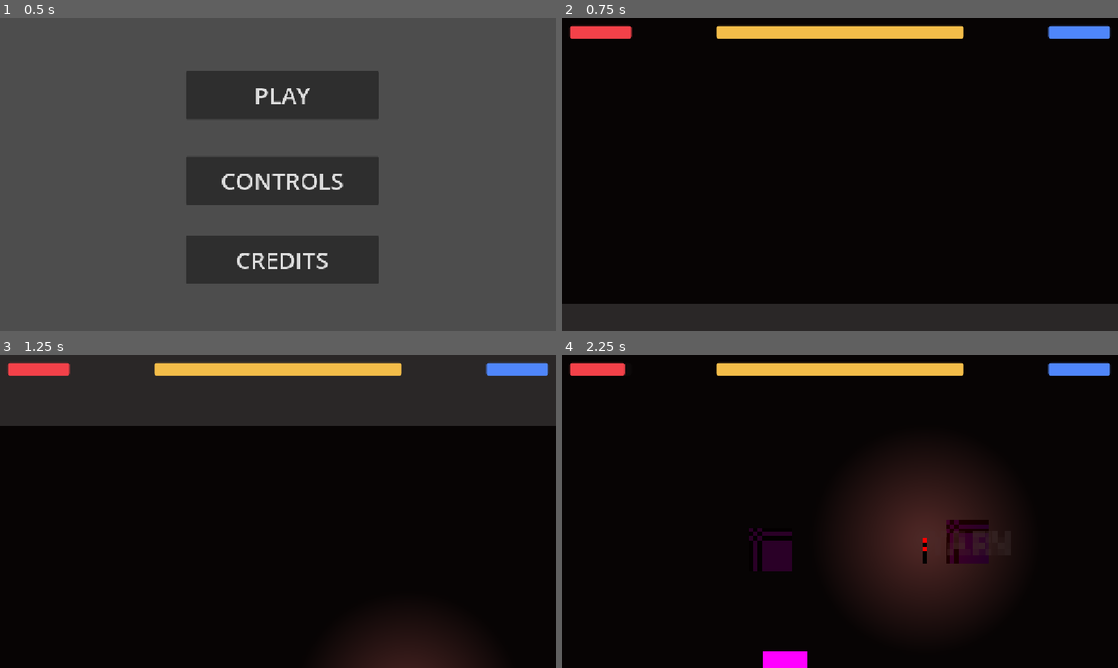
Above: before the commit, frames 1-4 (two rows, left to right).
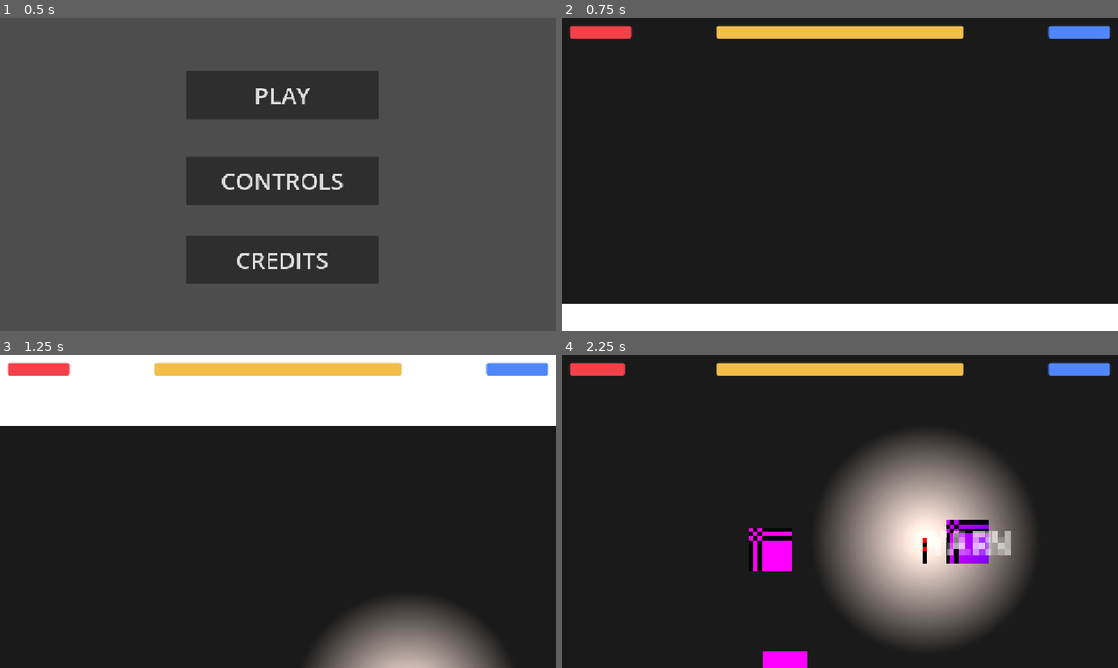
Above: after the commit, the same moments.

Repository: anqilique/GDGJam2-2025
Game: Godot game, scene res://Scenes/start_menu.tscn
Same seed, same stepped clock (60 frames per second), same inputs: the game is played once before the commit and once after it. The engine's default icon, where the game draws it, is replaced by a stand-in: a white triangle on a blue panel in a dark square.
Inputs (mouse positions are in pixels of both pictures, inside the frame that each line leads up to):
- Up to frame 1 (0.5 s): no input
- Up to frame 2 (0.75 s): click "PLAY" at 0.5 s
- Up to frame 3 (1.25 s): no input
- Up to frame 4 (2.25 s): move the mouse to (962, 495) at 1.27 s; hold D (fire_cat_move_right) 1.28-2.03 s; click (962, 495) at 1.35 s; move the mouse to (728, 527) at 2.02 s; hold S (fire_cat_move_down) from 2.03 s (still down); tap Space (yarn_cat_pass_torch) at 2.1 s

Frame 1 is identical in both runs. In frame 2, 8.7% of the frame differs, in the area x 0-100%, y 91-100%; in frame 3, 27%, in the area x 0-100%, y 0-100%; in frame 4, 24%.

Commit message:
yarn pieces get set on fire when fcat is close, which burns destructable objects
upgraded to godot 4.5 as well :D

Diff:
--- a/Scenes/destrucable_object.tscn
+++ b/Scenes/destrucable_object.tscn
@@ -7,7 +7,9 @@
 
 [sub_resource type="PlaceholderTexture2D" id="PlaceholderTexture2D_eqx1i"]
 
-[node name="DestrucableObject" type="CharacterBody2D"]
+[sub_resource type="CircleShape2D" id="CircleShape2D_eqx1i"]
+
+[node name="DestrucableObject" type="CharacterBody2D" groups=["Flammable"]]
 script = ExtResource("1_eqx1i")
 
 [node name="CollisionShape2D" type="CollisionShape2D" parent="."]
@@ -16,3 +18,8 @@
 [node name="Sprite2D" type="Sprite2D" parent="."]
 scale = Vector2(10, 10)
 texture = SubResource("PlaceholderTexture2D_eqx1i")
+
+[node name="Area2D" type="Area2D" parent="."]
+
+[node name="CollisionShape2D" type="CollisionShape2D" parent="Area2D"]
+shape = SubResource("CircleShape2D_eqx1i")
--- a/Scenes/main.tscn
+++ b/Scenes/main.tscn
@@ -1,10 +1,10 @@
 [gd_scene load_steps=10 format=3 uid="uid://cu7k1o7cvtfnr"]
 
-[ext_resource type="Script" uid="uid://bcrdf5jxhxnun" path="res://Scripts/Main.gd" id="1_21xkr"]
+[ext_resource type="Script" uid="uid://bcrdf5jxhxnun" path="res://Scripts/main.gd" id="1_21xkr"]
 [ext_resource type="PackedScene" uid="uid://r7jxd36vluqq" path="res://Scenes/fire_cat.tscn" id="2_bo1nx"]
 [ext_resource type="PackedScene" uid="uid://2t5bc1akjdes" path="res://Scenes/yarn_cat.tscn" id="3_8gbba"]
 [ext_resource type="PackedScene" uid="uid://clawv8kask8pi" path="res://Scenes/shadow.tscn" id="4_jjvhh"]
-[ext_resource type="PackedScene" uid="uid://bm0xq7m4hiuve" path="res://Scenes/torch.tscn" id="5_21xkr"]
+[ext_resource type="PackedScene" uid="uid://bm0xq7m4hiuve" path="res://Scenes/Torch.tscn" id="5_21xkr"]
 [ext_resource type="PackedScene" uid="uid://b0wamciy0efu" path="res://Scenes/camera_2d.tscn" id="5_kry3j"]
 [ext_resource type="PackedScene" uid="uid://kmmcioaaast4" path="res://Scenes/ui.tscn" id="7_6bp64"]
 [ext_resource type="PackedScene" uid="uid://ddaet4ni81qki" path="res://Scenes/map.tscn" id="8_344ge"]
--- a/Scenes/map.tscn
+++ b/Scenes/map.tscn
@@ -41,6 +41,7 @@
 position = Vector2(157, 258)
 
 [node name="Darkness" type="ColorRect" parent="."]
+visible = false
 offset_left = -339.0
 offset_top = -215.0
 offset_right = 654.0
--- a/Scenes/yarn_piece.tscn
+++ b/Scenes/yarn_piece.tscn
@@ -3,7 +3,7 @@
 [ext_resource type="Script" uid="uid://bbi0oy675kllc" path="res://Scripts/YarnPiece.gd" id="1_tbdu7"]
 
 [sub_resource type="CircleShape2D" id="CircleShape2D_dbgia"]
-radius = 4.0
+radius = 11.045361
 
 [node name="Yarn" type="Area2D"]
 script = ExtResource("1_tbdu7")
@@ -25,4 +25,5 @@
 theme_override_font_sizes/font_size = 7
 text = "YARN"
 
+[connection signal="area_entered" from="." to="." method="_on_area_entered"]
 [connection signal="timeout" from="Timer" to="." method="_on_timer_timeout"]
--- a/Scripts/DestructableObject.gd
+++ b/Scripts/DestructableObject.gd
@@ -1,11 +1,10 @@
 extends CharacterBody2D
 
-var health := 4
-var current_burn_time : int
+var current_burn_time : float
 
 var is_burning := false
 
-func _process(delta):
+func _physics_process(delta):
 	if not is_burning:
 		return
 
--- a/Scripts/YarnPiece.gd
+++ b/Scripts/YarnPiece.gd
@@ -11,5 +11,10 @@
 	pass
 
 
+func _on_area_entered(area : Area2D):
+	if area.get_parent().get_groups().has("Flammable"):
+		area.get_parent().start_burn(1)
+
+
 func _on_timer_timeout() -> void:
 	queue_free()
--- a/project.godot
+++ b/project.godot
@@ -12,7 +12,7 @@
 
 config/name="gdg-jam2-game"
 run/main_scene="uid://bqsmfx60181ns"
-config/features=PackedStringArray("4.4", "Forward Plus")
+config/features=PackedStringArray("4.5", "Forward Plus")
 config/icon="res://Assets/Art/icon.svg"
 
 [autoload]
@@ -29,6 +29,7 @@
 YarnCat=""
 Shadow=""
 Torch=""
+Flammable=""
 
 [input]
 
Not shown: 1 places in Scenes/destrucable_object.tscn that only renumber resources
Not shown: 1 places in Scenes/map.tscn that only renumber resources
